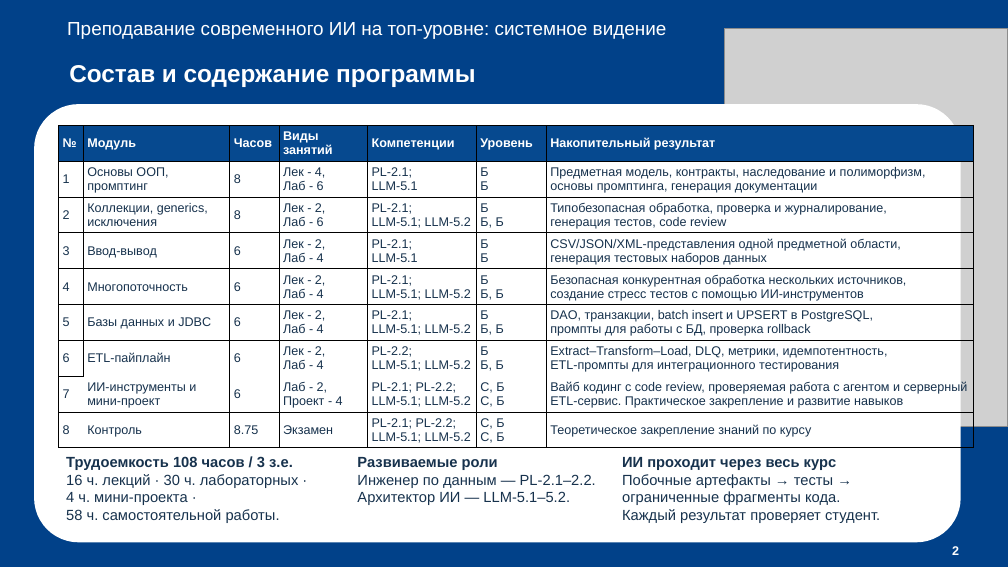
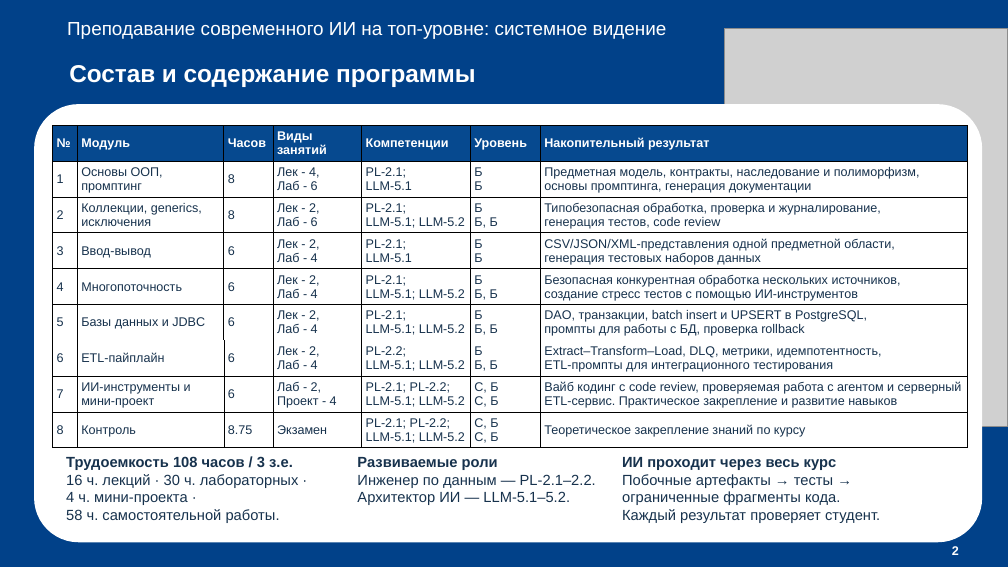
Before and after one commit to Stasychbr/top_ai_2026, a slide deck: slide 3 of data/Java_AI_course_defense(2).pptx. Drawn at 1008x567 pixels with LibreOffice and Linux fonts; fonts in the diff are those of the drawing; grey boxes stand for pictures. Boxes give left, top, right and bottom in pixels: in the first picture for what was removed or moved away, otherwise in the second. Text is boxed around its words. In the diff, an @@ line names an element or a change of style, - is before the commit and + after.

```diff
--- a/data/Java_AI_course_defense(2).pptx
+++ b/data/Java_AI_course_defense(2).pptx
@@ rounded rectangle: place and size @@
-rounded rectangle at (34, 104, 961, 543)
+rounded rectangle at (34, 104, 982, 543)
@@ table at (53, 126, 969, 448) @@
@@ borders changed @@
@@ table: place and size @@
-table at (59, 126, 975, 448)
+table at (53, 126, 969, 448)
```
Also in this commit, not shown: 2 other slides changed, 1 slide added.
